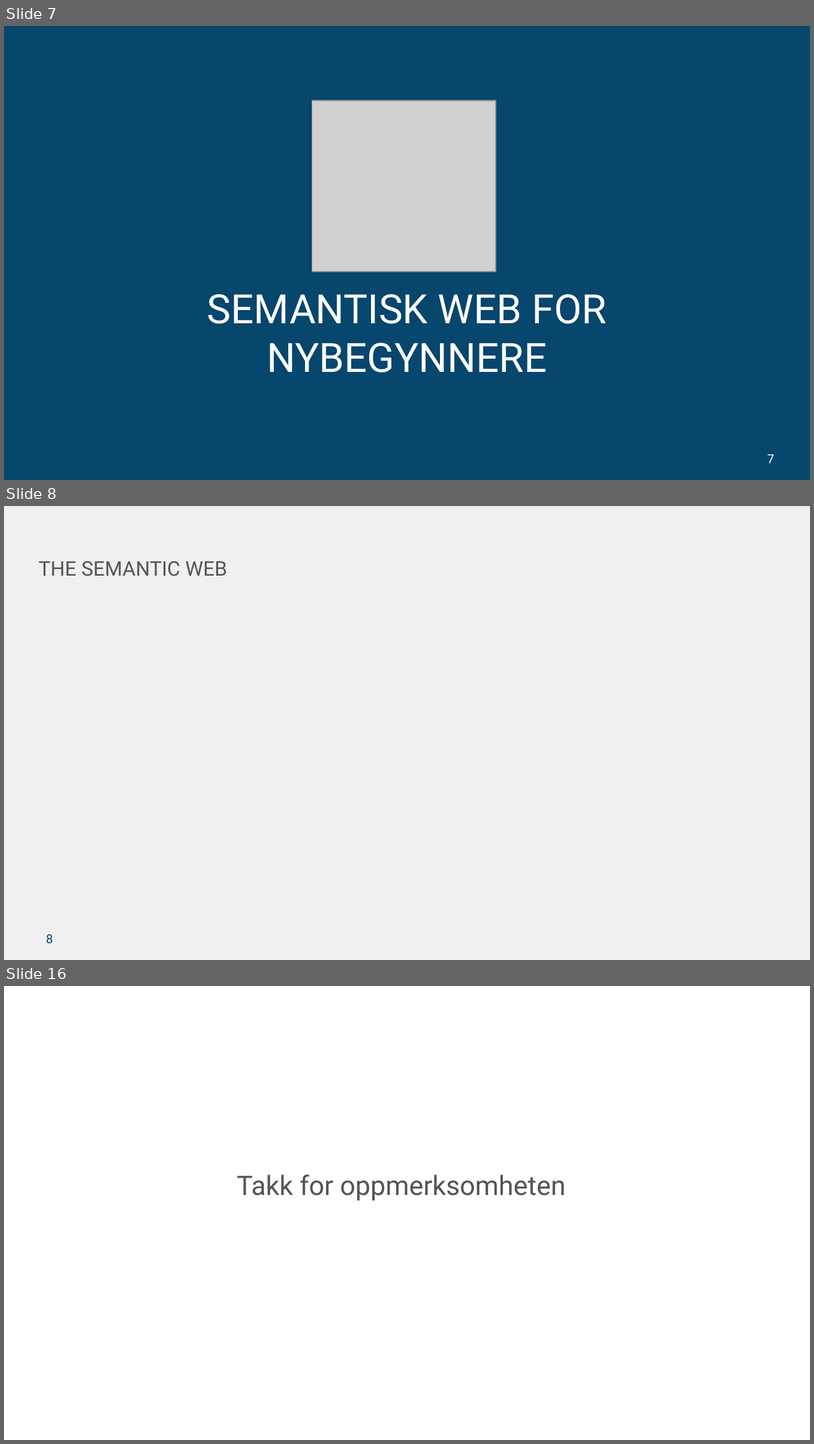
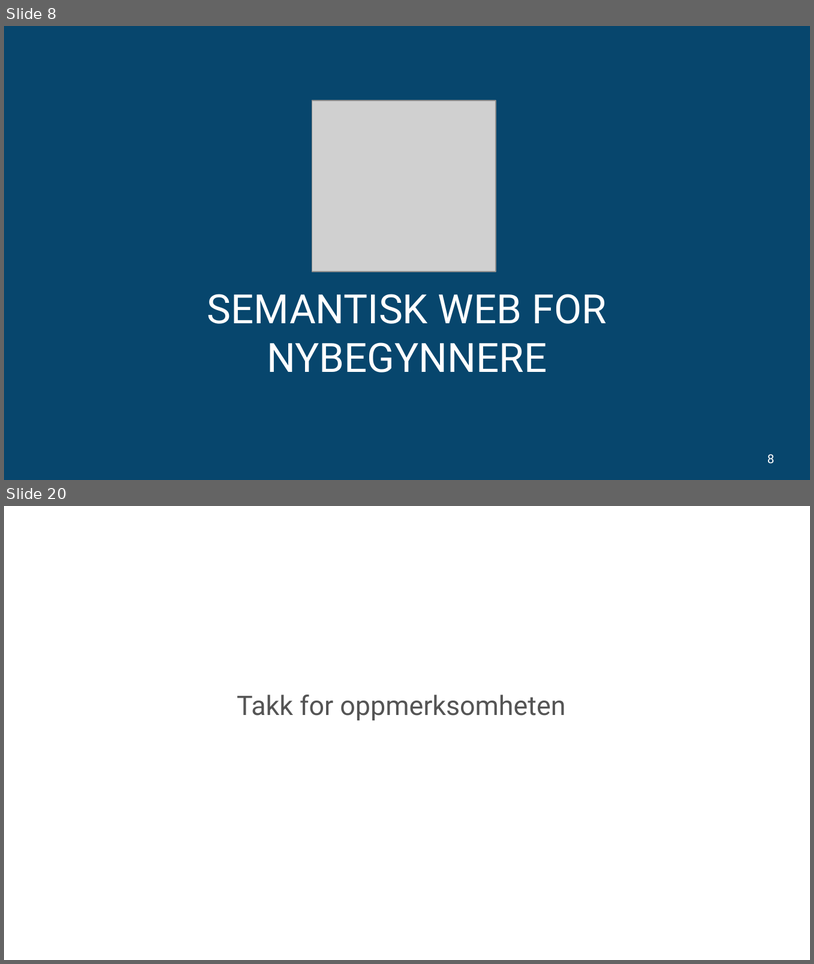
Before and after one commit to ttessem/SemWebKurs, a slide deck: SemWebKursUiB.pptx. Shown one above the other, each under a label of ours: slides 7, 8 and 16 before the commit, slides 8 and 20 after it; the slides between them are not shown. The pictures are 814x1444 and 814x964 pixels, drawn with LibreOffice and Linux fonts; fonts in the diff are those of the drawing; grey boxes stand for pictures; background and template pictures are left out. Boxes give left, top, right and bottom in pixels: in the first picture for what was removed or moved away, otherwise in the second. Text is boxed around its words. In the diff, an @@ line names an element or a change of style, - is before the commit and + after.

```diff
--- a/SemWebKursUiB.pptx
+++ b/SemWebKursUiB.pptx
@@ slide 8 removed at <box>4,506,810,960</box>, background #F0F0F2 @@
@@ title removed at <box>39,561,227,576</box> @@
-THE SEMANTIC WEB
@@ page number removed at <box>46,934,53,943</box> @@
-8
@@ what was slide 7 is now slide 8 @@
@@ page number at <box>768,454,775,463</box>: text changed @@
-7
+8
@@ what was slide 16 is now slide 20 @@
```
Also in this commit, not shown: 1 slide changed, 15 slides added, 10 other slides removed, 13 other files.
